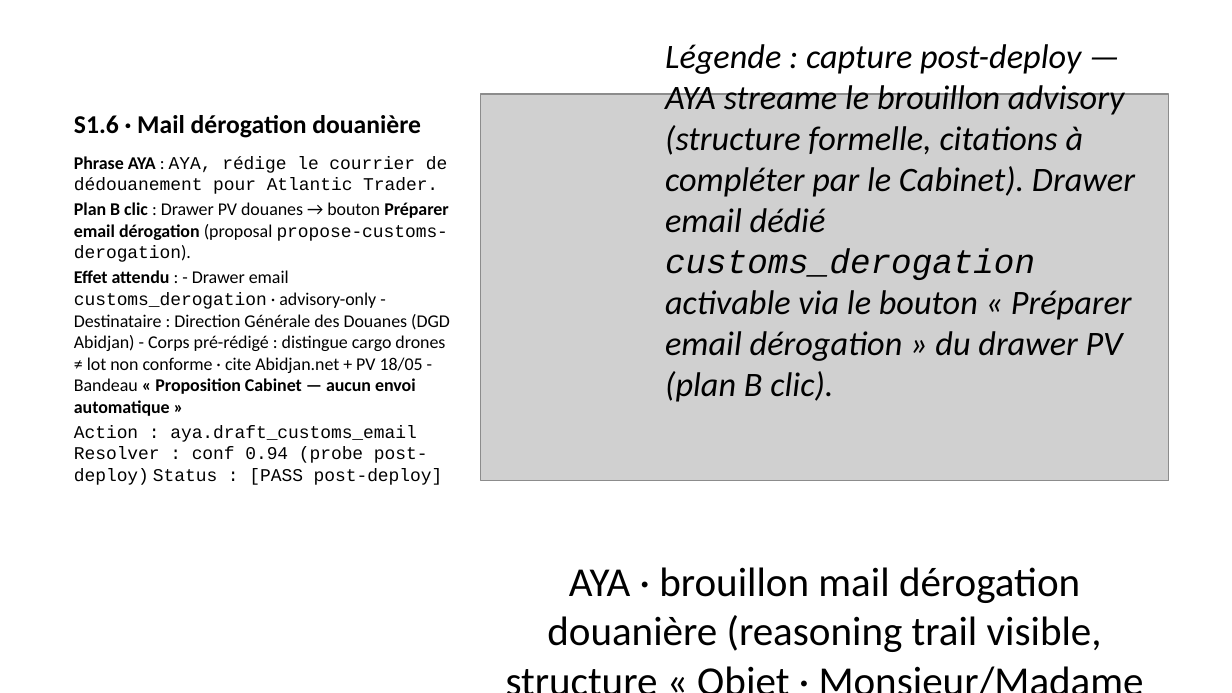
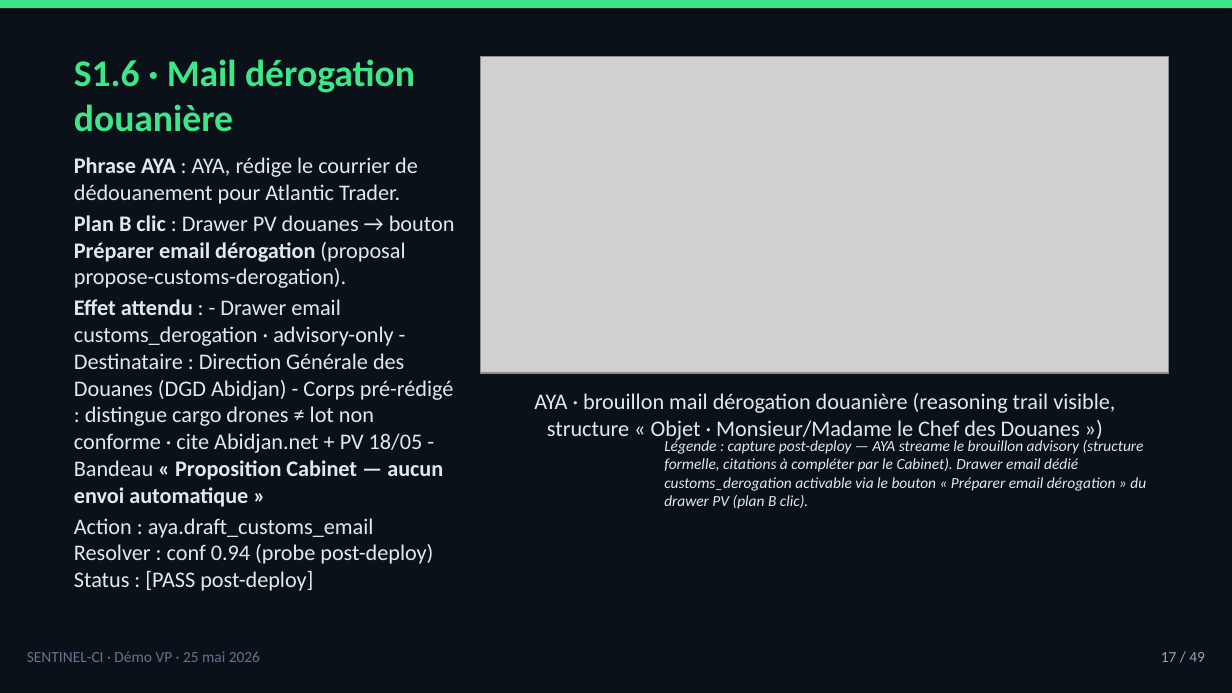
Before and after one commit to tishacian/hyusai, a slide deck: slide 17 of docs/sentinel-ci-demo-deck-2026-05-25.pptx. Drawn at 1232x693 pixels with LibreOffice and Linux fonts; fonts in the diff are those of the drawing; grey boxes stand for pictures. Boxes give left, top, right and bottom in pixels: in the first picture for what was removed or moved away, otherwise in the second. Text is boxed around its words. In the diff, an @@ line names an element or a change of style, - is before the commit and + after.

```diff
--- a/docs/sentinel-ci-demo-deck-2026-05-25.pptx
+++ b/docs/sentinel-ci-demo-deck-2026-05-25.pptx
@@ background #FFFFFF to #0A1118 @@
@@ rectangle added at <box>0,0,1232,9</box>, fill #3EE68A @@
@@ title "S1.6 · Mail dérogation douanière" at <box>74,59,415,132</box>: size 15 to 22 pt, text colour #000000 to #3EE68A @@
@@ picture: place and size @@
-picture at <box>480,94,1168,480</box>
+picture at <box>480,57,1168,373</box>
@@ text "Phrase AYA : AYA, rédige ..." at <box>74,157,455,591</box>: size 10.5 to 13 pt, text colour #000000 to #E2E8F0; font Courier New to Calibri in "AYA, rédige le courrier de dédouanement pour ...", "propose-customs-derogation).", "customs_derogation", "Action : aya.draft_customs_email Resolver : conf 0.94 ..." @@
@@ text "AYA · brouillon mail dérogation ...": place and size @@
-text "AYA · brouillon mail dérogation ..." at <box>547,567,1102,652</box>
+text "AYA · brouillon mail dérogation ..." at <box>534,393,1115,442</box>
@@ text "AYA · brouillon mail dérogation ..." at <box>534,393,1115,442</box>: size 24 to 13 pt, text colour #000000 to #E2E8F0; less space between paragraphs @@
@@ text "Légende : capture post-deploy — ...": place and size @@
-text "Légende : capture post-deploy — ..." at <box>665,44,1135,402</box>
+text "Légende : capture post-deploy — ..." at <box>664,438,1146,509</box>
@@ text "Légende : capture post-deploy — ..." at <box>664,438,1146,509</box>: size 20 to 9 pt, text colour #000000 to #E2E8F0; font Courier New to Calibri in "customs_derogation"; less space between paragraphs @@
@@ text added at <box>27,651,260,662</box>, 9 pt, text #64748B @@
+SENTINEL-CI · Démo VP · 25 mai 2026
@@ text added at <box>1161,652,1205,662</box>, 9 pt, text #94A3B8 @@
+17 / 49
```
Also in this commit, not shown: 47 other slides changed, 1 slide added, 1 slide removed, 20 other files.
